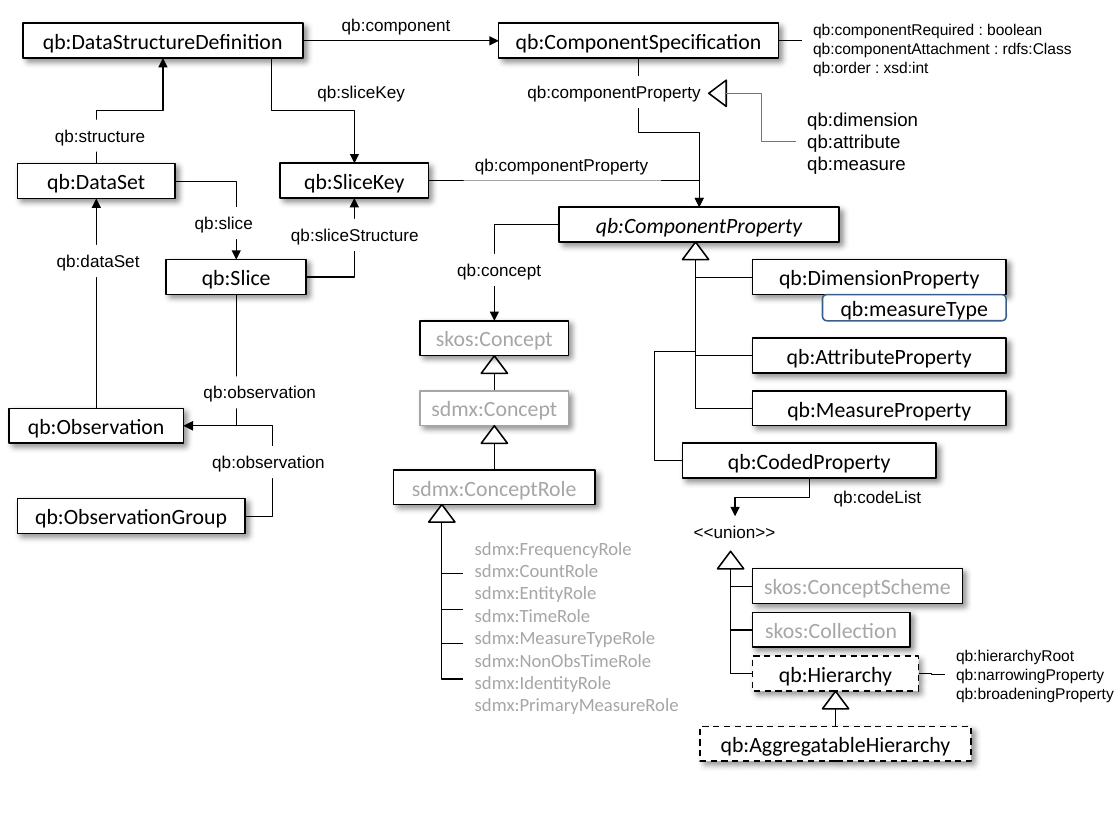
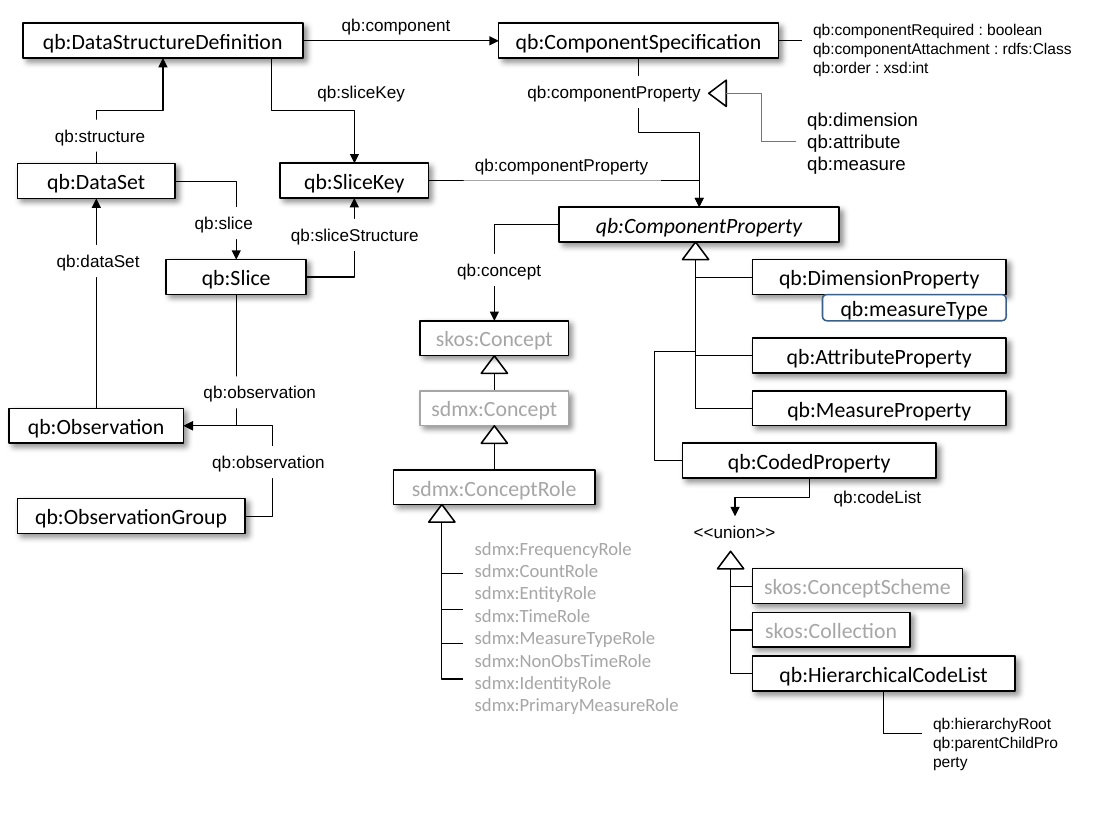
Before and after one commit to Letractively/publishing-statistical-data, a slide deck: slide 1 of specs/src/main/html/qb-fig1-proposed.pptx. Drawn at 1120x840 pixels with LibreOffice and Linux fonts; fonts in the diff are those of the drawing. Boxes give left, top, right and bottom in pixels: in the first picture for what was removed or moved away, otherwise in the second. Text is boxed around its words. In the diff, an @@ line names an element or a change of style, - is before the commit and + after.

```diff
--- a/specs/src/main/html/qb-fig1-proposed.pptx
+++ b/specs/src/main/html/qb-fig1-proposed.pptx
@@ rectangle "qb:HierarchicalCodeList": place and size @@
-rectangle "qb:HierarchicalCodeList" at <box>753,656,918,691</box>
+rectangle "qb:HierarchicalCodeList" at <box>753,656,1015,691</box>
@@ rectangle "qb:HierarchicalCodeList" at <box>753,656,1015,691</box>: outline #000000 0.99 pt dashed to #000000 0.99 pt @@
@@ text in rectangle at <box>779,667,987,686</box>: text changed @@
-qb:Hierarchy
+qb:HierarchicalCodeList
@@ triangle removed at <box>822,691,848,709</box> @@
@@ elbow line removed from (836, 727) to (836, 709) @@
@@ elbow line moved from (918, 673) - (945, 675) to (884, 691) - (922, 734) @@
@@ text "qb:hierarchyRoot": place and size @@
-text "qb:hierarchyRoot" at <box>956,649,1114,702</box>
+text "qb:hierarchyRoot" at <box>933,717,1058,751</box>
@@ rectangle removed at <box>700,727,971,762</box> @@
-qb:AggregatableHierarchy
@@ text at <box>933,736,1058,751</box>: text changed @@
-qb:narrowingProperty
-qb:broadeningProperty
+qb:parentChildProperty
```
Also in this commit, not shown: 1 other file.
